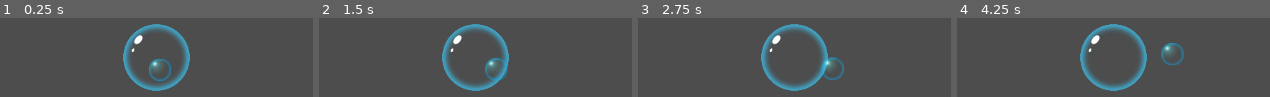
Above: before the commit, frames 1-4 (left to right).
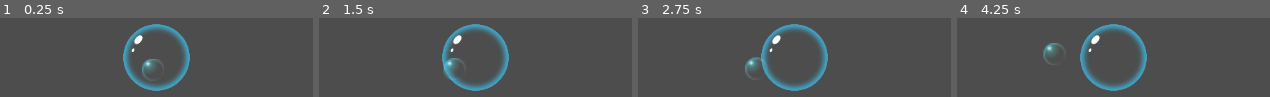
Above: after the commit, the same moments.

Repository: Zodayan/BubbleSurvivor
Game: Godot game, scene res://scenes/game.tscn
Two runs of this game, one before a commit and one after it. Both use one fixed random seed, a clock stepped at 60 frames per second and the inputs below.
Inputs:
- Up to frame 1 (0.25 s): no input
- Up to frame 2 (1.5 s): hold Right (right) 0.53-1.28 s; hold Down (down) from 1.28 s (still down)
- Up to frame 3 (2.75 s): tap Enter at 2 s; release Down (down) at 2.03 s; hold Right (right) from 2.03 s (still down)
- Up to frame 4 (4.25 s): release Right (right) at 2.78 s; hold Up (up) 2.78-3.53 s; hold Q (left) from 3.53 s (still down)

The runs differ from the first frame. In frame 1, 1.2% of the frame differs, in the area x 45-55%, y 51-80%; in frame 2, 1.4%; in frame 3, 1.5%; in frame 4, 1.6%, in the area x 27-73%, y 31-60%.

Commit message:
Enemy n'est plus une scene mais juste un script dont on peut hériter

Diff:
--- /dev/null
+++ b/bubblesurvior/michel.gd
@@ -0,0 +1,6 @@
+extends "res://scripts/enemies/enemy.gd"
+
+func _process(delta: float) -> void:
+	position.x += - vitesse * delta * direction.normalized()[0]
+	position.y += vitesse * delta * direction.normalized()[1]
+	position.y = sin(float(Time.get_ticks_msec())/1000 * vitesse) * 10
--- a/bubblesurvior/scenes/enemy.tscn
+++ /dev/null
@@ -1,18 +0,0 @@
-[gd_scene load_steps=4 format=3 uid="uid://csudlijaslgdg"]
-
-[ext_resource type="Script" path="res://scripts/enemies/enemy.gd" id="1_w2k2d"]
-[ext_resource type="Texture2D" uid="uid://d2c5ay8c22fka" path="res://assets/sprite/Greyscale/16x16/bubble_1.png" id="2_mejkw"]
-
-[sub_resource type="CircleShape2D" id="CircleShape2D_6lcs6"]
-radius = 7.0
-
-[node name="Enemy" type="Area2D"]
-script = ExtResource("1_w2k2d")
-
-[node name="Sprite2D" type="Sprite2D" parent="."]
-texture = ExtResource("2_mejkw")
-
-[node name="CollisionShape2D" type="CollisionShape2D" parent="."]
-shape = SubResource("CircleShape2D_6lcs6")
-
-[connection signal="body_entered" from="." to="." method="_on_body_entered"]
--- /dev/null
+++ b/bubblesurvior/scenes/michel.tscn
@@ -0,0 +1,16 @@
+[gd_scene load_steps=4 format=3 uid="uid://brh4blu4625qq"]
+
+[ext_resource type="Script" path="res://michel.gd" id="1_64ld3"]
+[ext_resource type="Texture2D" uid="uid://dmhhmxesb83i" path="res://assets/sprite/Greyscale/16x16/bubble_2.png" id="2_wilnv"]
+
+[sub_resource type="RectangleShape2D" id="RectangleShape2D_mal4w"]
+size = Vector2(70, 32)
+
+[node name="Michel" type="Area2D"]
+script = ExtResource("1_64ld3")
+
+[node name="Sprite2D" type="Sprite2D" parent="."]
+texture = ExtResource("2_wilnv")
+
+[node name="CollisionShape2D" type="CollisionShape2D" parent="."]
+shape = SubResource("RectangleShape2D_mal4w")
--- a/bubblesurvior/scripts/Manager/CustomSceneTree.gd
+++ b/bubblesurvior/scripts/Manager/CustomSceneTree.gd
@@ -23,7 +23,7 @@
 	_playerManager._initialize()
 
 	_levelManager.addScene("res://scenes/bubblePlayer.tscn")
-	_levelManager.addScene("res://scenes/enemy.tscn")
+	_levelManager.addScene("res://scenes/michel.tscn")
 
 	print("Initialized:")
 	print("  Starting time: %s" % str(time_elapsed))
Not shown, changed: bubblesurvior/assets/bubbles.svg.import
